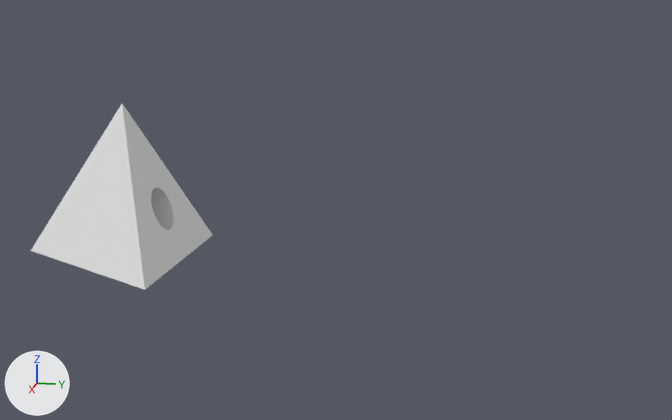
An edit to the Blender file Tetra_Objects/tetras_set/tetra_35.blend, drawn before and after from the same camera.
Before and after are seen from a 50 mm lens placed at (155.5, 70.0, 49.7), pointed at (0.1, 38.9, 10.8). Every picture has the same lights, and +X, +Y and +Z are marked at lower left.

Objects in the first picture: 'tetra_35NP'.
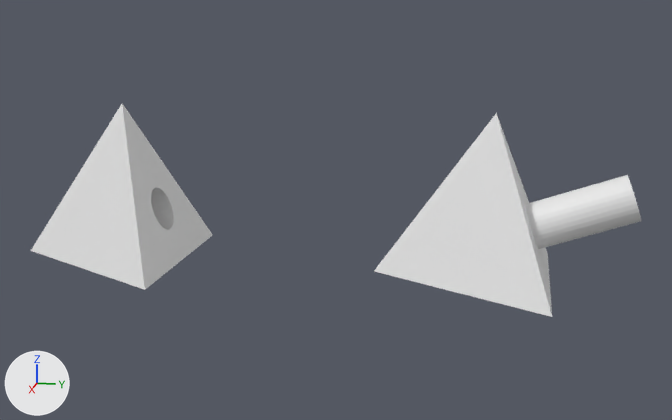
What differs and where, as boxes [x1, y1, x2, y2] in the pictures (672 x 420 px):
'tetra_35', shown
    after: [374, 113, 641, 317]

Edits to the bpy script that builds the scene:
```text
Change ob_tetra_35:
    remove ob_tetra_35.hide_viewport = True
```
